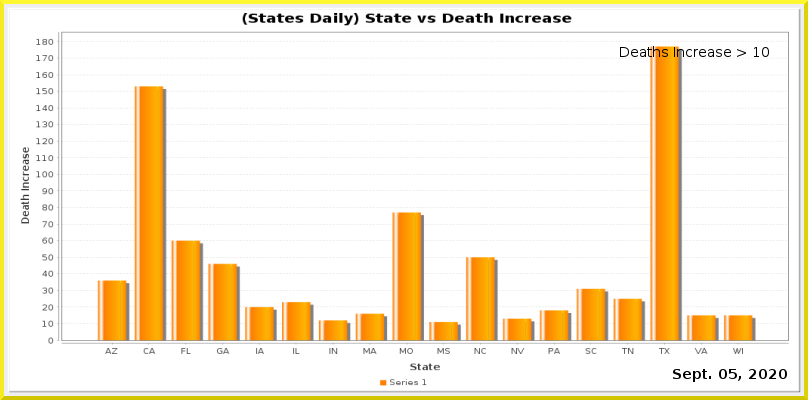
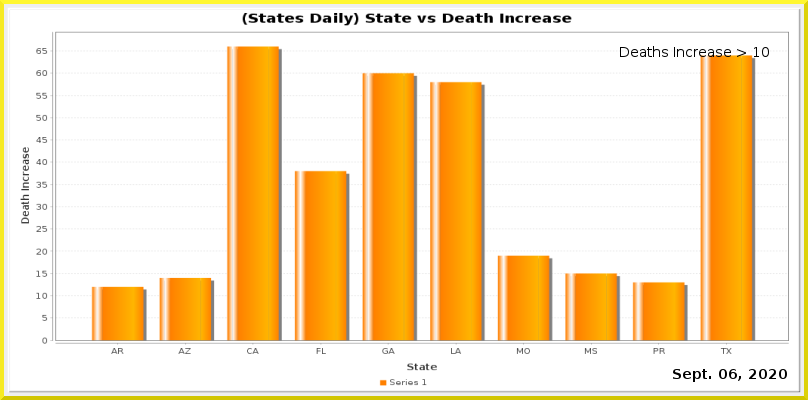
Before/after of a 808 × 400 layered artwork. What changed in the layer stack:
painted on "Current Date" over [729, 369, 737, 379]
painted on "Date_vs_TestIncrease.png" over [36, 31, 789, 371]
